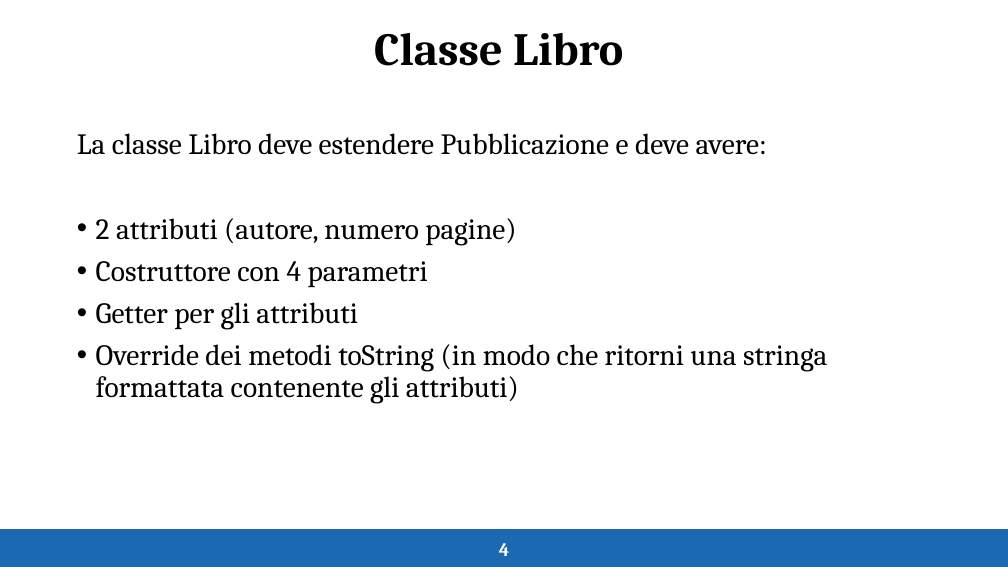
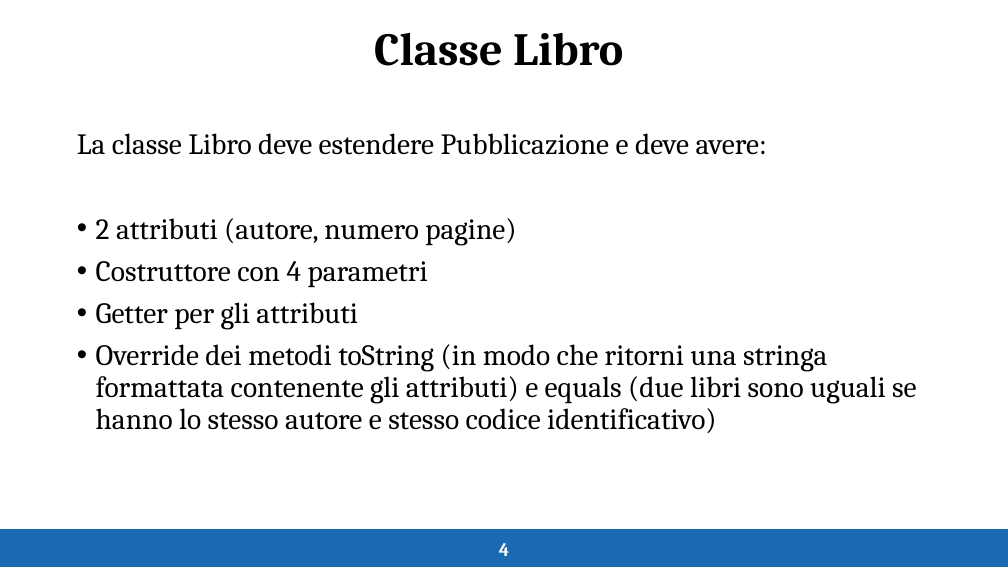
Before and after one commit to unipr-org/tutorati, a slide deck: slide 4 of FdP-B 2026/Esercitazione 8/Es8.pptx. Drawn at 1008x567 pixels with LibreOffice and Linux fonts; fonts in the diff are those of the drawing. Boxes give left, top, right and bottom in pixels: in the first picture for what was removed or moved away, otherwise in the second. Text is boxed around its words. In the diff, an @@ line names an element or a change of style, - is before the commit and + after.

```diff
--- a/FdP-B 2026/Esercitazione 8/Es8.pptx
+++ b/FdP-B 2026/Esercitazione 8/Es8.pptx
@@ text at [96, 344, 916, 433]: text changed @@
-• Override dei metodi toString (in modo che ritorni una stringa formattata contenente gli attributi)
+• Override dei metodi toString (in modo che ritorni una stringa formattata contenente gli attributi) e equals (due libri sono uguali se hanno lo stesso autore e stesso codice identificativo)
```
Also in this commit, not shown: 2 other slides changed, 3 slides added, 7 other files.
